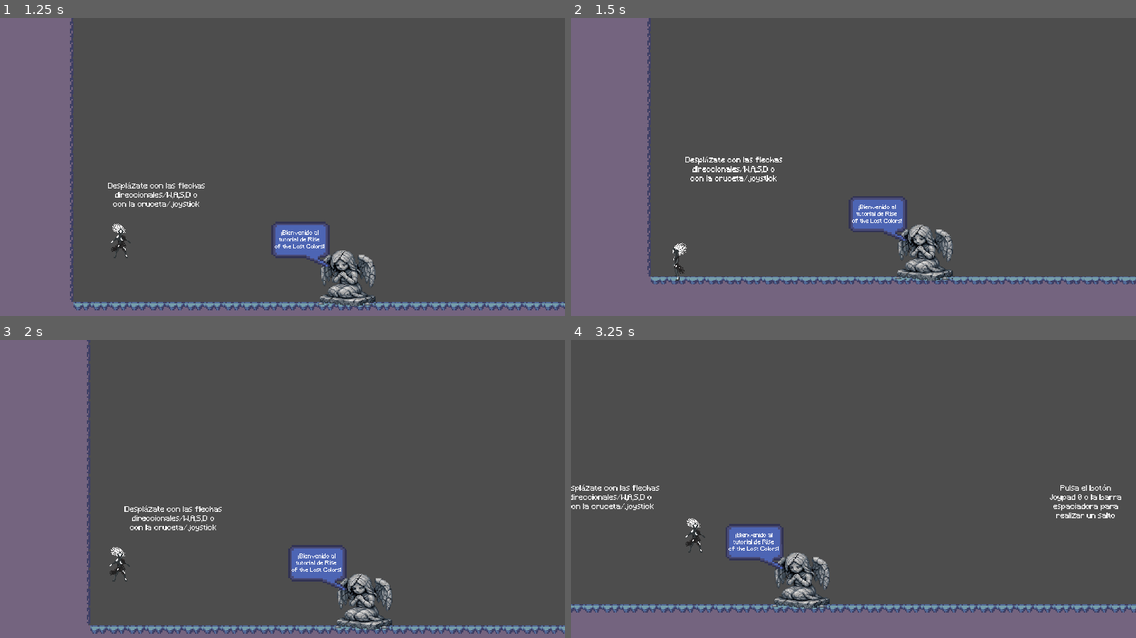
Above: before the commit, frames 1-4 (two rows, left to right).
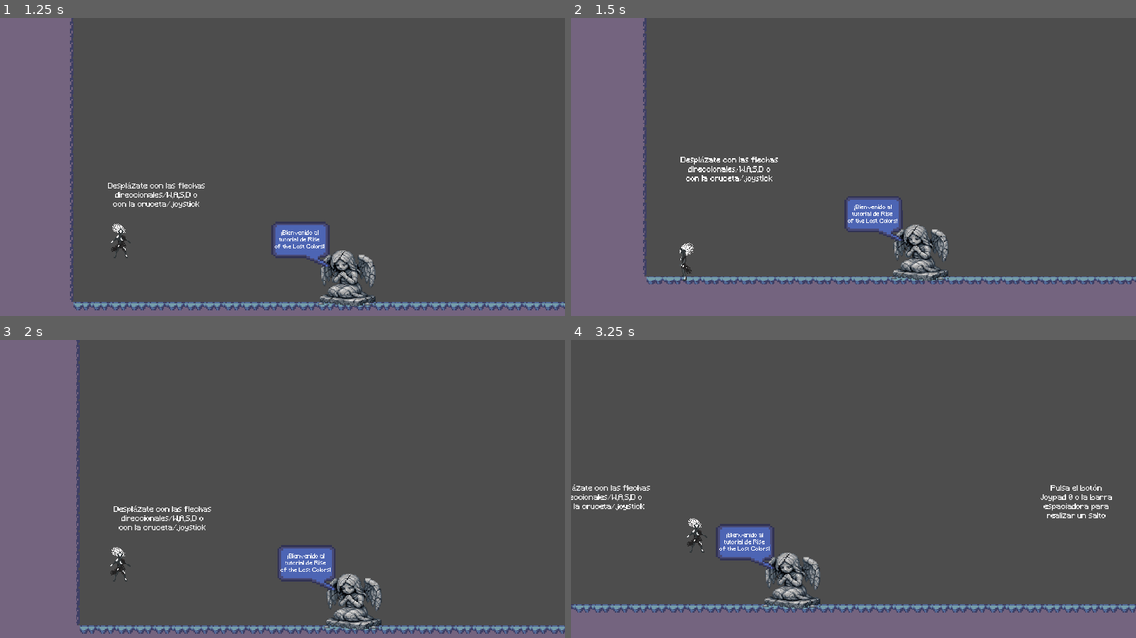
Above: after the commit, the same moments.

Repository: javsorbla/tfg-rotlc
Game: Godot game, scene res://scenes/Tutorial.tscn
Same seed, same stepped clock (60 frames per second), same inputs: the game is played once before the commit and once after it.
Inputs:
- Up to frame 1 (1.25 s): hold Down (aim_down) from 0.53 s (still down); tap Space (jump) at 0.77 s
- Up to frame 2 (1.5 s): release Down (aim_down) at 1.28 s; tap Left (aim_left) at 1.35 s
- Up to frame 3 (2 s): tap Space (jump) at 1.52 s
- Up to frame 4 (3.25 s): hold Right (aim_right) 2.03-2.78 s; tap Up (aim_up) at 2.85 s; tap Space (jump) at 3.02 s

Frame 1 is identical in both runs. In frame 2, 4.4% of the frame differs, in the area x 12-100%, y 0-90%; in frame 3, 5.6%, in the area x 13-100%, y 0-99%; in frame 4, 4.8%.

Commit message:
feat: añadir peso al movimiento del personaje

Diff:
--- a/Juego/player/player.gd
+++ b/Juego/player/player.gd
@@ -6,6 +6,8 @@
 const DASH_SPEED = 300.0
 const DASH_DURATION = 0.20
 const DASH_COOLDOWN = 0.5
+const ACCELERATION = 1000.0
+const FRICTION = 700.0
 
 # Constantes de ataque
 const ATTACK_DURATION = 0.3
@@ -108,9 +110,9 @@
 	var direction := Input.get_axis("move_left", "move_right")
 	if direction:
 		last_direction = direction
-		velocity.x = direction * SPEED
+		velocity.x = move_toward(velocity.x, direction * SPEED, ACCELERATION * delta)
 	else:
-		velocity.x = move_toward(velocity.x, 0, SPEED * 0.2)
+		velocity.x = move_toward(velocity.x, 0, FRICTION * delta)
 
 	move_and_slide()
 	_handle_attack(delta)
